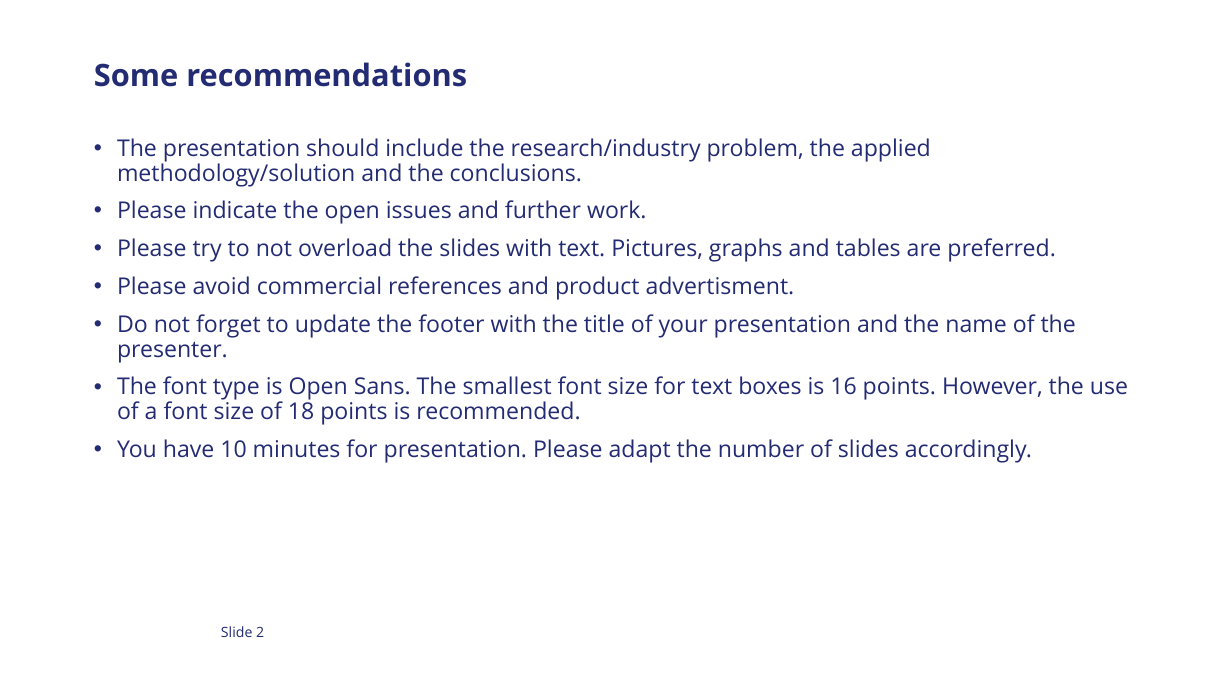
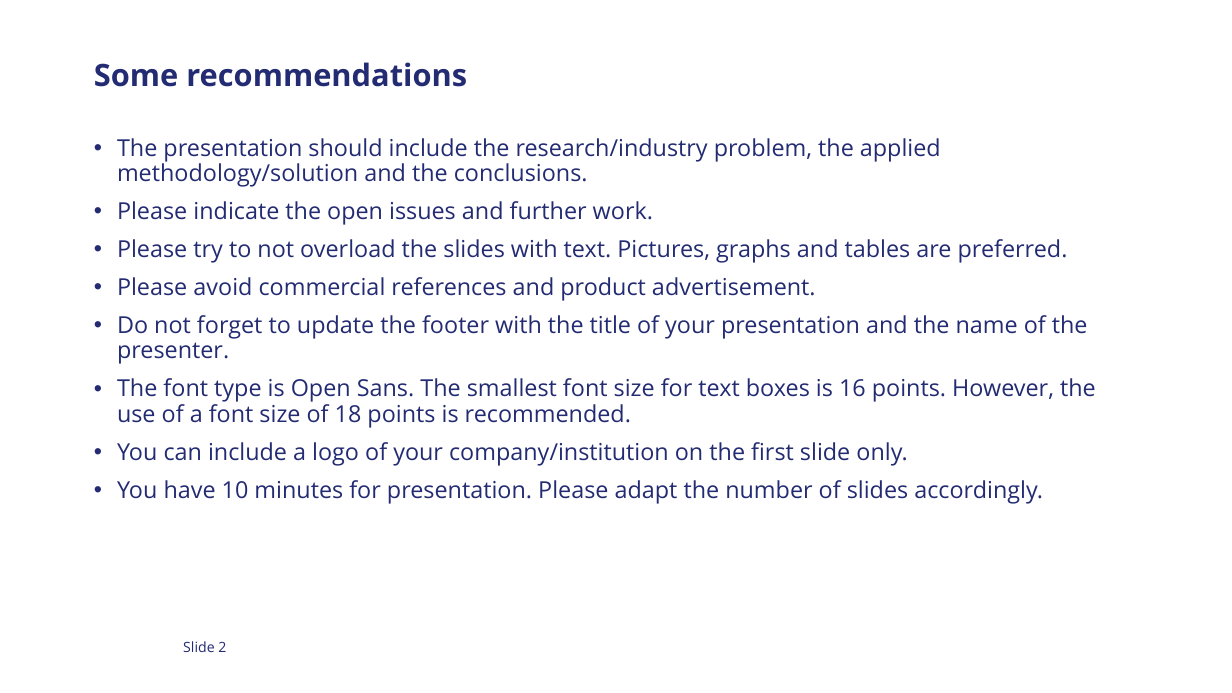
Before and after one commit to mdomagk/workshop-website, a slide deck: slide 2 of public/documents/presentation-template.pptx. Drawn at 1232x693 pixels with LibreOffice and Linux fonts; fonts in the diff are those of the drawing; background and template pictures are left out. Boxes give left, top, right and bottom in pixels: in the first picture for what was removed or moved away, otherwise in the second. Text is boxed around its words. In the diff, an @@ line names an element or a change of style, - is before the commit and + after.

```diff
--- a/public/documents/presentation-template.pptx
+++ b/public/documents/presentation-template.pptx
@@ text at (117, 138, 1096, 504): size 18 to 18.2 pt in "The presentation should include the research/industry proble ...", "Please indicate the open issues and further ...", "Please try to not overload the slides ...", "Do not forget to update the footer ..." and 2 more places @@
@@ text at (117, 277, 816, 301): text changed; size 18 to 18.2 pt @@
-• Please avoid commercial references and product advertisment.
+• Please avoid commercial references and product advertisement.
@@ text at (117, 442, 907, 466): paragraph added @@
+• You can include a logo of your company/institution on the first slide only.
@@ page number: place and size @@
-page number at (221, 626, 264, 637)
+page number at (183, 641, 226, 652)
```
Also in this commit, not shown: 2 slides added, 2 slides removed, 1 other file.
